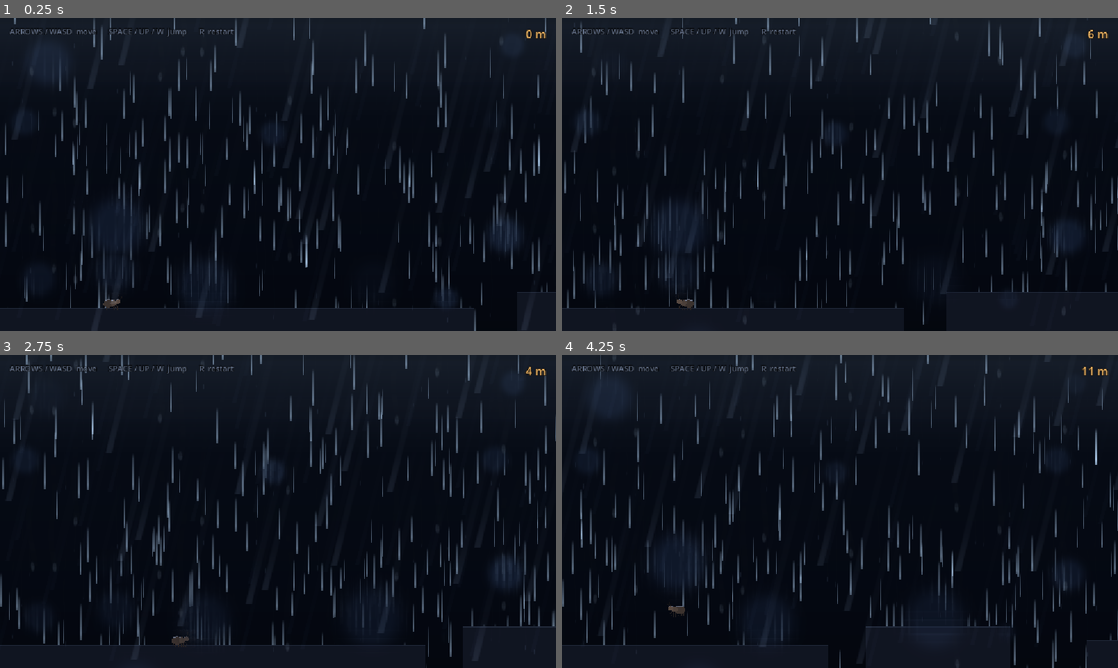
Above: before the commit, frames 1-4 (two rows, left to right).
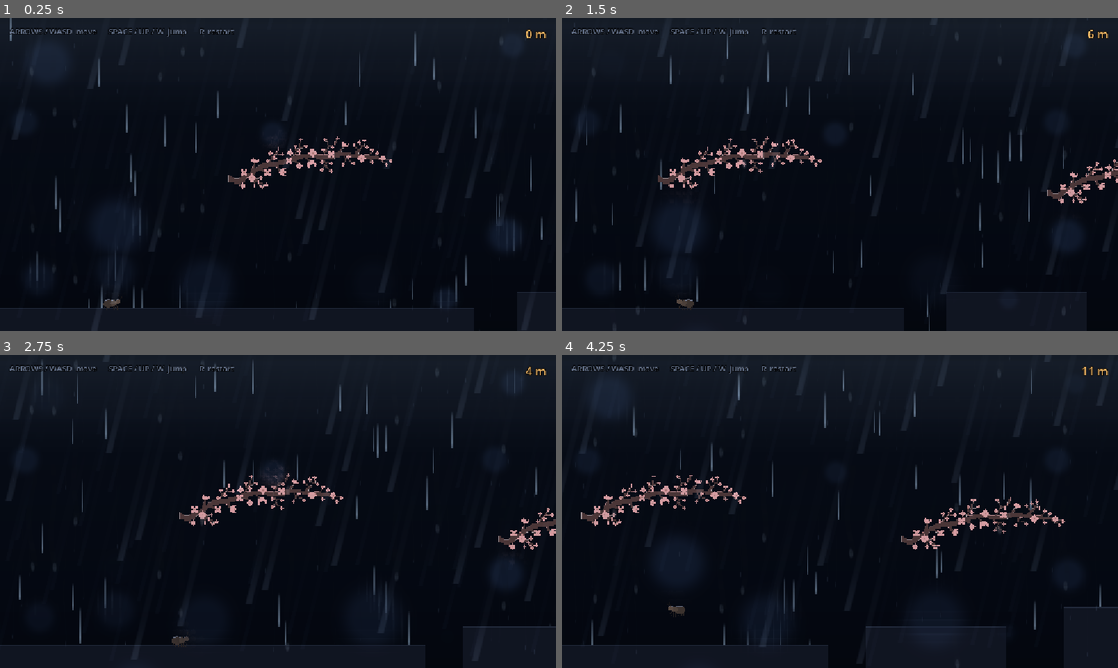
Above: after the commit, the same moments.

Repository: Dodge100/jame-gam
Game: Godot game, scene res://main.tscn
The game is run twice, just before and just after one commit, with the same random seed, the same clock (stepped at 60 frames per second) and the same inputs.
Inputs:
- Up to frame 1 (0.25 s): no input
- Up to frame 2 (1.5 s): hold D (move_right) 0.53-1.28 s; tap Space (jump) at 0.77 s; hold A (move_left) from 1.28 s (still down)
- Up to frame 3 (2.75 s): tap Space (jump) at 1.52 s; tap R (restart) at 2 s; release A (move_left) at 2.03 s; hold D (move_right) from 2.03 s (still down)
- Up to frame 4 (4.25 s): tap Space (jump) at 3.02, 3.77 s; release D (move_right) at 3.53 s; hold A (move_left) from 3.53 s (still down)

The runs differ from the first frame. In frame 1, 6.6% of the frame differs, in the area x 0-99%, y 0-100%; in frame 2, 6.5%; in frame 3, 7.3%, in the area x 0-100%, y 0-100%; in frame 4, 7.1%.

Commit message:
branch ig

Diff:
--- a/main.gd
+++ b/main.gd
@@ -4,7 +4,8 @@
 @onready var _lose: Label = $UI/LoseLabel
 @onready var _level: Node2D = $Level
 @onready var _player: Node2D = $Player
-@onready var _rain: Node2D = $Level/WorldRain
+@onready var _rain: GPUParticles2D = $Level/WorldRain
+@onready var _rain_material: ParticleProcessMaterial = _rain.process_material
 
 var _dead := false
 var _distance := 0
@@ -17,8 +18,10 @@
 	_level.process_mode = Node.PROCESS_MODE_PAUSABLE
 
 func _process(_delta: float) -> void:
-	# Keep rain over the visible screen, since the camera only travels right.
-	_rain.global_position.x = (_player.view_left() + _player.view_right()) * 0.5
+	# Keep the emitter fixed so its collision transform stays stable.
+	var offset: float = (_player.view_left() + _player.view_right()) * 0.5 - _rain.global_position.x
+	_rain_material.emission_shape_offset.x = offset
+	_rain.visibility_rect.position.x = offset - 1200.0
 
 func _physics_process(_delta: float) -> void:
 	if _dead:
--- a/project.godot
+++ b/project.godot
@@ -57,6 +57,8 @@
 
 [rendering]
 
+textures/default_filters/use_nearest_mipmap_filter=false
+textures/canvas_textures/default_texture_filter=0
 rendering_device/driver.windows="d3d12"
 renderer/rendering_method="gl_compatibility"
 renderer/rendering_method.mobile="gl_compatibility"
--- /dev/null
+++ b/scenes/Branch.tscn
@@ -0,0 +1,21 @@
+[gd_scene load_steps=3 format=3]
+
+[ext_resource type="Texture2D" uid="uid://dnvases7qypkb" path="res://assets/sakura-branch.png" id="1"]
+
+[sub_resource type="OccluderPolygon2D" id="RainShield"]
+polygon = PackedVector2Array(0, 40, 20, 24, 55, 4, 155, 0, 200, 12, 200, 28, 160, 20, 120, 17, 80, 20, 50, 32, 20, 42, 0, 54)
+
+[node name="Branch" type="StaticBody2D"]
+
+[node name="Sprite" type="Sprite2D" parent="."]
+texture = ExtResource("1")
+texture_filter = 1
+centered = false
+
+[node name="Collision" type="CollisionPolygon2D" parent="."]
+polygon = PackedVector2Array(0, 47, 20, 34, 50, 21, 80, 9, 120, 6, 160, 9, 200, 18, 200, 28, 160, 20, 120, 17, 80, 20, 50, 32, 20, 42, 0, 54)
+
+[node name="RainShield" type="LightOccluder2D" parent="."]
+occluder = SubResource("RainShield")
+occluder_light_mask = 0
+sdf_collision = true
--- a/scenes/Level.gd
+++ b/scenes/Level.gd
@@ -1,5 +1,7 @@
 extends Node2D
 
+const BRANCH_SCENE: PackedScene = preload("res://scenes/Branch.tscn")
+const BRANCH_SCALE := Vector2(1.7, 1.7)
 const START_X := -400.0
 const START_WIDTH := 1300.0
 const START_Y := 600.0
@@ -11,12 +13,14 @@
 
 var _rng := RandomNumberGenerator.new()
 var _segments: Array[StaticBody2D] = []
+var _branches: Array[StaticBody2D] = []
 var _next_x := START_X + START_WIDTH
 var _last_y := START_Y
 
 func _ready() -> void:
 	_rng.randomize()
 	_add_segment(START_X, START_Y, START_WIDTH)
+	_add_branch(Vector2(390, 245))
 
 func stream_to(view_left: float, view_right: float) -> void:
 	while _next_x < view_right + GENERATE_AHEAD:
@@ -29,6 +33,8 @@
 		if surface_y < _last_y:
 			gap = minf(gap, 120.0)
 		_next_x += gap
+		if _rng.randf() < 0.6:
+			_add_branch(Vector2(_next_x + _rng.randf_range(-120.0, 220.0), _rng.randf_range(170.0, 310.0)))
 		var width := _rng.randf_range(280.0, 560.0)
 		_add_segment(_next_x, surface_y, width)
 		_next_x += width
@@ -37,6 +43,16 @@
 	while not _segments.is_empty() and float(_segments[0].get_meta("right")) < view_left - KEEP_BEHIND:
 		var old_segment: StaticBody2D = _segments.pop_front()
 		old_segment.queue_free()
+
+	while not _branches.is_empty() and _branches[0].position.x + 340.0 < view_left - KEEP_BEHIND:
+		_branches.pop_front().queue_free()
+
+func _add_branch(at: Vector2) -> void:
+	var branch: StaticBody2D = BRANCH_SCENE.instantiate()
+	branch.position = at
+	branch.scale = BRANCH_SCALE
+	add_child(branch)
+	_branches.append(branch)
 
 func _add_segment(x: float, y: float, width: float) -> void:
 	var segment := StaticBody2D.new()
--- a/scenes/WorldRain.tscn
+++ b/scenes/WorldRain.tscn
@@ -21,15 +21,19 @@
 direction = Vector3(-0.24, 1, 0)
 spread = 0.2
 angle = Vector2(-13.7, -13.7)
-initial_velocity = 1500.0
+initial_velocity_min = 1500.0
+initial_velocity_max = 1500.0
 initial_velocity_randomness = 0.3
 gravity = Vector3(-231.5, 950, 0)
 scale_min = 0.8
 scale_max = 1.4
 color = Color(0.78, 0.9, 1.0, 0.5)
-
+collision_mode = 2
+collision_use_scale = true
 [node name="WorldRain" type="GPUParticles2D"]
+local_coords = true
 material = SubResource("3")
+collision_base_size = 6.0
 amount = 600
 texture = SubResource("2")
 lifetime = 1.5
Binary file added: assets/sakura-branch.png
Not shown, added: assets/sakura-branch.png.import
